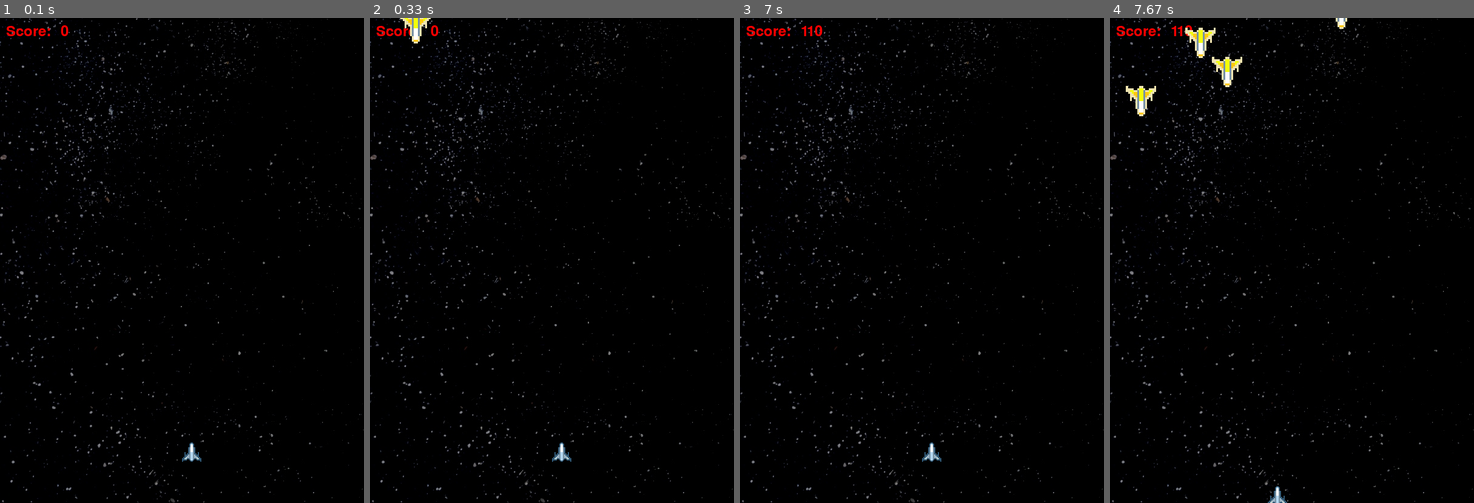
Above: before the commit, frames 1-4 (left to right).
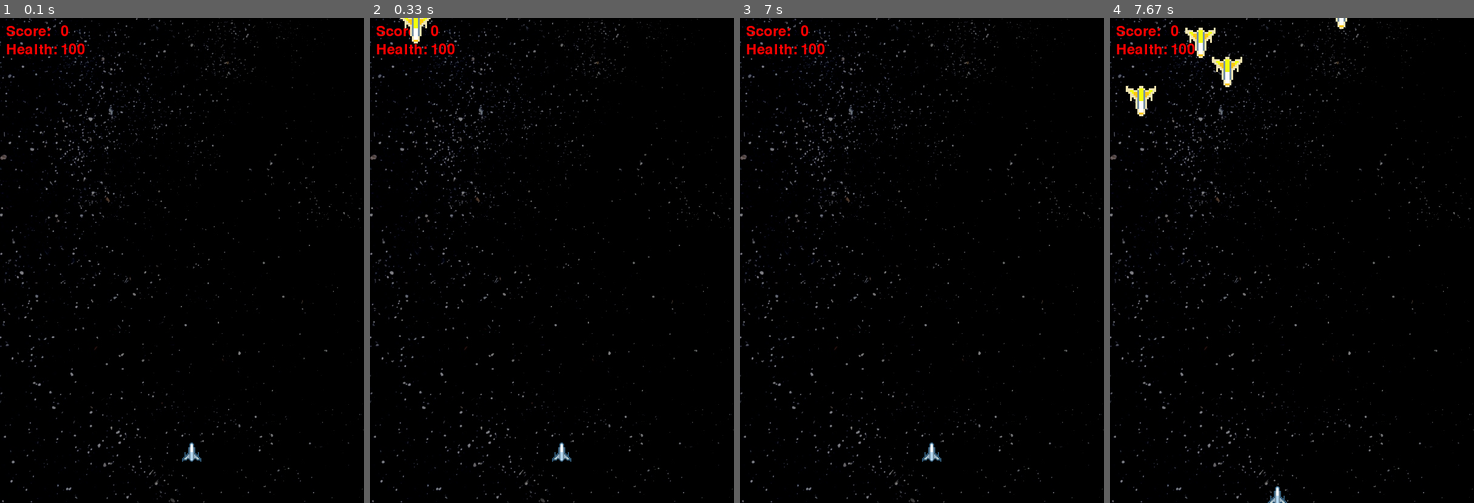
Above: after the commit, the same moments.

Repository: SteveHutchison/GroupPygame
Game: pygame game, started from Main.py
Two runs of this game, one before a commit and one after it. Both use one fixed random seed, a clock stepped at 60 frames per second and the inputs below.
Inputs:
- Up to frame 1 (0.1 s): no input
- Up to frame 2 (0.33 s): no input
- Up to frame 3 (7 s): hold Right 0.33-0.8 s; hold Up 0.83-1.13 s; hold Right 1.17-1.63 s; hold Left 1.67-2.2 s; hold Down 2.23-2.53 s; hold Left 2.57-2.97 s; hold Up 3-3.37 s; hold Right 3.4-4.03 s; hold Down 4.07-4.43 s; hold Left 4.47-4.93 s; hold Right 4.97-5.43 s; hold Up 5.47-5.77 s; hold Right 5.8-6.27 s; hold Left 6.3-6.83 s; hold R from 6.87 s (still down)
- Up to frame 4 (7.67 s): release R at 7.17 s; hold Down 7.2-7.5 s; hold Left from 7.53 s (still down)

The runs differ from the first frame. In frame 1, 0.2% of the frame differs, in the area x 1-24%, y 5-8%; in frame 2, 0.2%; in frame 3, 0.3%, in the area x 1-24%, y 1-8%; in frame 4, 0.3%.

Commit message:
added rock image also player health on screen

Diff:
--- a/Main.py
+++ b/Main.py
@@ -140,6 +140,16 @@
 			screen.blit(text, textpos)
 			screen.blit(scoreDisplay, Scorepos)
 
+			#draw health
+			#draw text on screen
+			#healthfont = pygame.font.Font(None, 36)
+			healthtext = font.render("Health: ", 1, (255, 0, 0))
+			healthDisplay = font.render(str(playerHealth), 1, (255, 0, 0))
+			healthpos = (100, 40)
+			healthtextpos = (10, 40)
+			screen.blit(healthtext, healthtextpos)
+			screen.blit(healthDisplay, healthpos)
+
 			# draw the enemies
 			for b in enemies:
 				screen.blit(b['surface'], b['rect'])
@@ -162,6 +172,7 @@
 							enemies.remove(b)
 						enemies = []
 						playerHealth = 100
+						score = 0
 						player = pygame.Rect(300, 700, 32, 32)
 						moveLeft = False
 						moveRight = False
Binary file added: img/Rock.png
